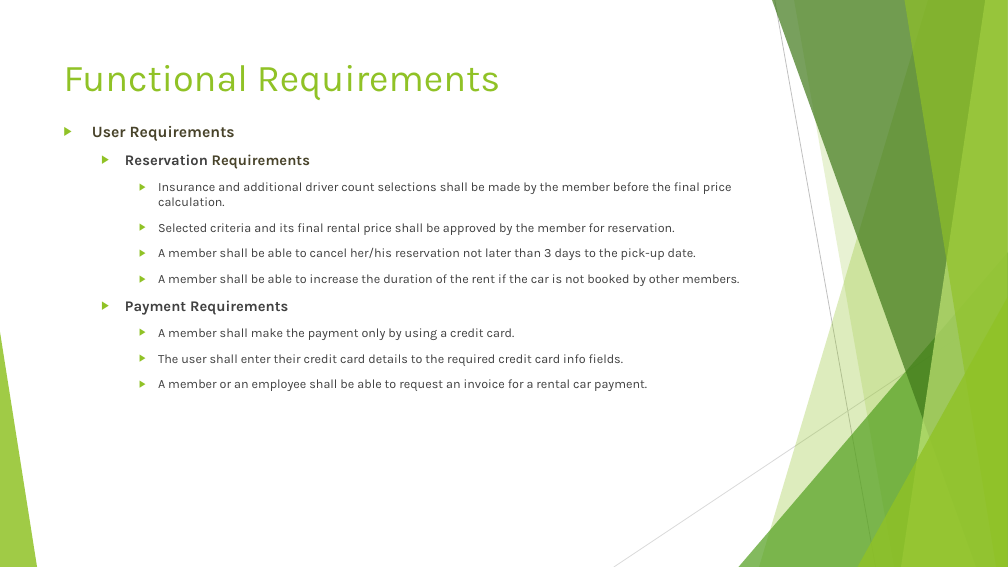
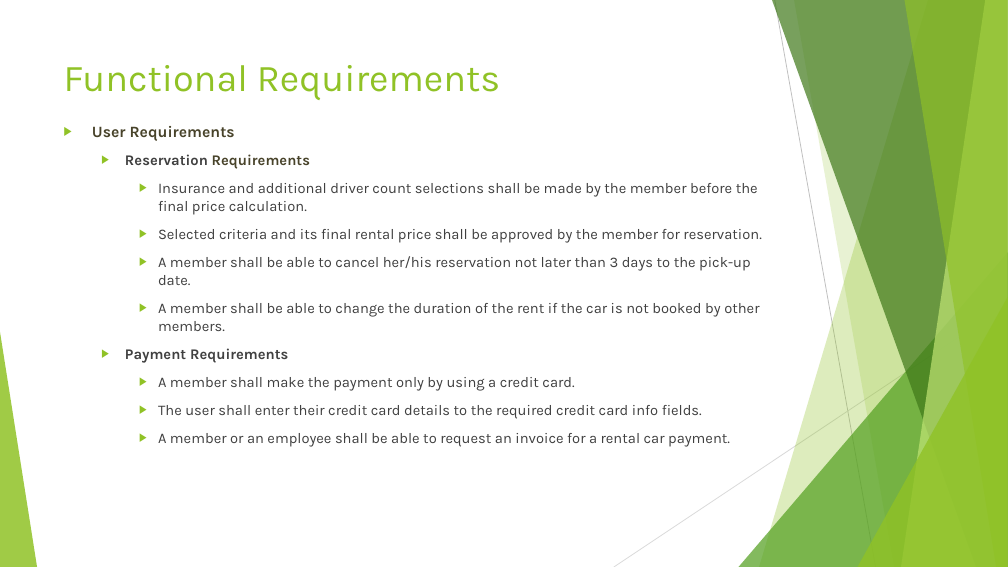
Before and after one commit to aysegulsari/SWE-530, a slide deck: slide 8 of Requirements/Online Car Rental System Requirements.pptx. Drawn at 1008x567 pixels with LibreOffice and Linux fonts; fonts in the diff are those of the drawing. Boxes give left, top, right and bottom in pixels: in the first picture for what was removed or moved away, otherwise in the second. Text is boxed around its words. In the diff, an @@ line names an element or a change of style, - is before the commit and + after.

Commit message:
Styling of requirement documents are updated

```diff
--- a/Requirements/Online Car Rental System Requirements.pptx
+++ b/Requirements/Online Car Rental System Requirements.pptx
@@ text at [158, 183, 761, 447]: size 12 to 14 pt in "Insurance and additional driver count selections shall ...", "Selected criteria and its final rental price ...", "A member shall be able to cancel ...", "A member shall make the payment only ..." and 2 more places @@
@@ text at [158, 303, 759, 331]: text changed; size 12 to 14 pt @@
-    ▶ A member shall be able to increase the duration of the rent if the car is not booked by other members.
+    ▶ A member shall be able to change the duration of the rent if the car is not booked by other members.
```
Also in this commit, not shown: 9 other slides changed, 1 other file.
